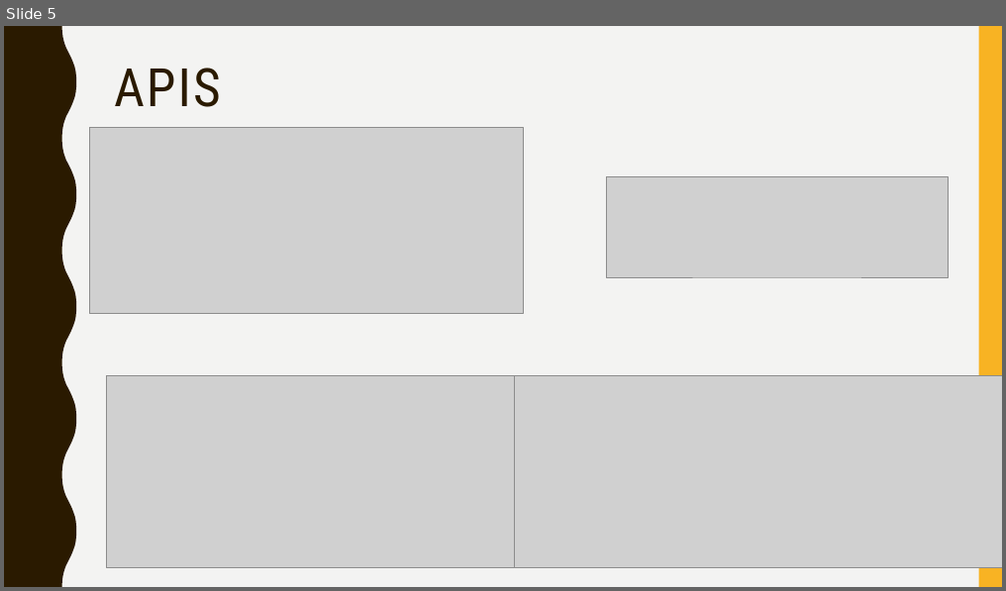
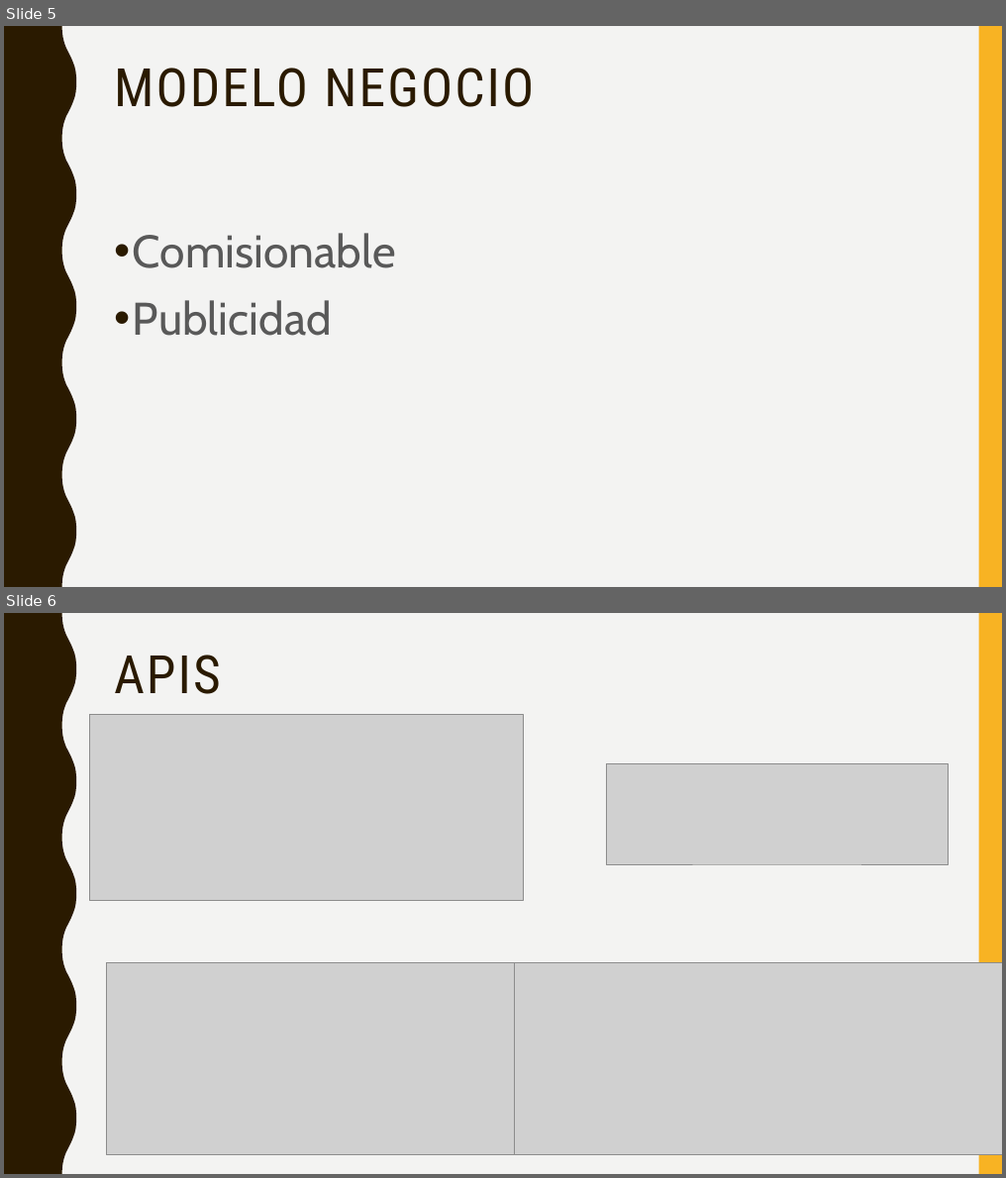
Before and after one commit to Zavierazo/hackatrips-hotelbeds, a slide deck: presentacion.pptx. Shown one above the other, each under a label of ours: slide 5 before the commit, slides 5 and 6 after it. The pictures are 1006x591 and 1006x1178 pixels, drawn with LibreOffice and Linux fonts; fonts in the diff are those of the drawing; grey boxes stand for pictures. Boxes give left, top, right and bottom in pixels: in the first picture for what was removed or moved away, otherwise in the second. Text is boxed around its words. In the diff, an @@ line names an element or a change of style, - is before the commit and + after.

```diff
--- a/presentacion.pptx
+++ b/presentacion.pptx
@@ slide 5 added at (4,26,1002,587), background #F3F3F2; not listed: 2 template elements that a slide beside it also shows @@
@@ title added at (114,68,534,107), 51 pt, text #2A1A00 @@
+MODELO NEGOCIO
@@ text added at (133,233,396,336), 44 pt, text #595959 @@
+• Comisionable
+• Publicidad
@@ what was slide 5 is now slide 6 @@
```
Also in this commit, not shown: 2 slides changed, 1 other slide added.
